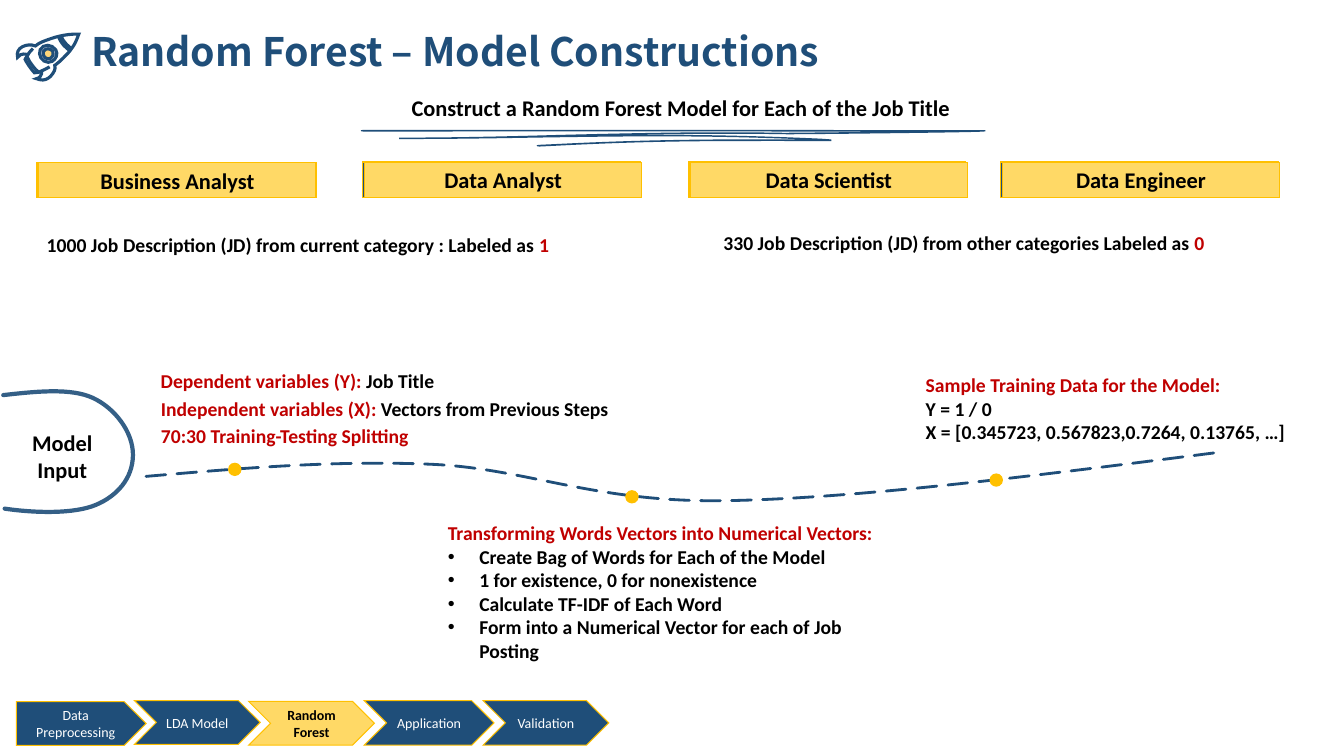
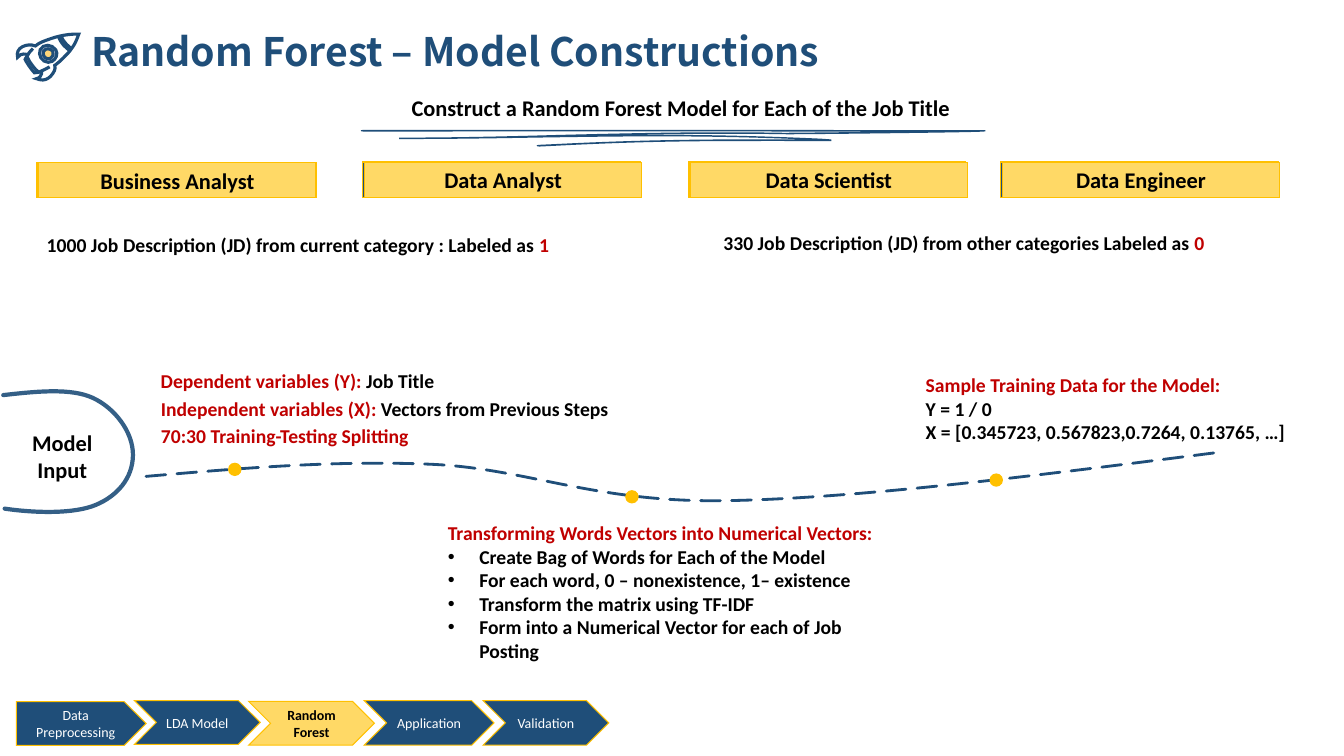
Before and after one commit to nliao917/Accerlate-Your-OFFER, a slide deck: slide 6 of BA Final Project.pptx. Drawn at 1344x756 pixels with LibreOffice and Linux fonts; fonts in the diff are those of the drawing. Boxes give left, top, right and bottom in pixels: in the first picture for what was removed or moved away, otherwise in the second. Text is boxed around its words. In the diff, an @@ line names an element or a change of style, - is before the commit and + after.

```diff
--- a/BA Final Project.pptx
+++ b/BA Final Project.pptx
@@ text at (x1=479, y1=573, x2=850, y2=615): text changed @@
-• 1 for existence, 0 for nonexistence
-• Calculate TF-IDF of Each Word
+• For each word, 0 – nonexistence, 1– existence
+• Transform the matrix using TF-IDF
```
Also in this commit, not shown: 2 other slides changed, 1 slide added, 1 slide removed.
